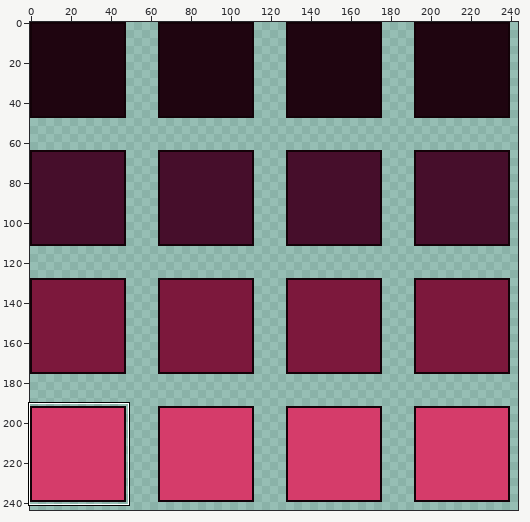
Edited in one commit: pixel-art file (aesprite_projects/clean_tileset.aseprite). Above: a wide view before the commit, with the close-up outlined.
Close-up. Earlier state:
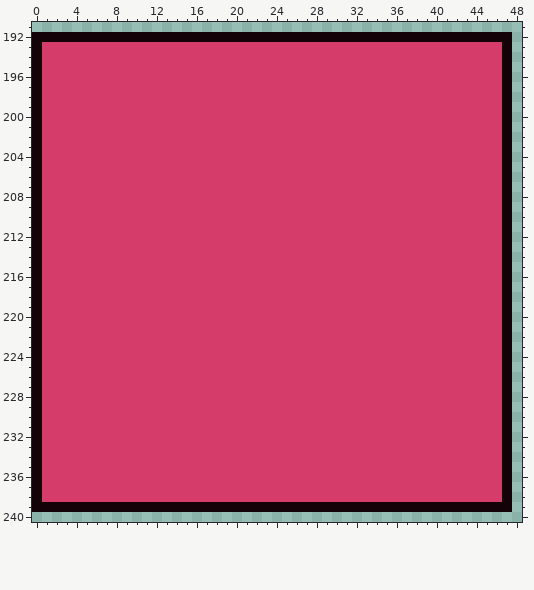
256x256 pixels, 1 frame. Shown: x 0..48, y 191..240. The wide view leaves out empty margins. The commit also changed other parts of the picture, which this record leaves out.
Now the later version:
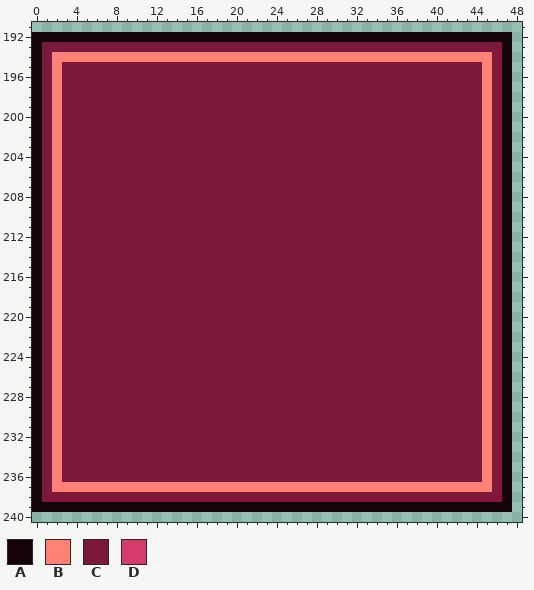
Palette (. is transparent): A #130208  B #ff8274  C #7c183c  D #d53c6a
Edits made:
Changed rows in their new state; - is an unchanged pixel.
Layer "Layer 1":
first column x 1:
193 CCCCCCCCCCCCCCCCCCCCCCCCCCCCCCCCCCCCCCCCCCCCCC
194 CBBBBBBBBBBBBBBBBBBBBBBBBBBBBBBBBBBBBBBBBBBBBC
195 CBCCCCCCCCCCCCCCCCCCCCCCCCCCCCCCCCCCCCCCCCCCBC
196 CBCCCCCCCCCCCCCCCCCCCCCCCCCCCCCCCCCCCCCCCCCCBC
197 CBCCCCCCCCCCCCCCCCCCCCCCCCCCCCCCCCCCCCCCCCCCBC
198 CBCCCCCCCCCCCCCCCCCCCCCCCCCCCCCCCCCCCCCCCCCCBC
199 CBCCCCCCCCCCCCCCCCCCCCCCCCCCCCCCCCCCCCCCCCCCBC
200 CBCCCCCCCCCCCCCCCCCCCCCCCCCCCCCCCCCCCCCCCCCCBC
201 CBCCCCCCCCCCCCCCCCCCCCCCCCCCCCCCCCCCCCCCCCCCBC
202 CBCCCCCCCCCCCCCCCCCCCCCCCCCCCCCCCCCCCCCCCCCCBC
203 CBCCCCCCCCCCCCCCCCCCCCCCCCCCCCCCCCCCCCCCCCCCBC
204 CBCCCCCCCCCCCCCCCCCCCCCCCCCCCCCCCCCCCCCCCCCCBC
205 CBCCCCCCCCCCCCCCCCCCCCCCCCCCCCCCCCCCCCCCCCCCBC
206 CBCCCCCCCCCCCCCCCCCCCCCCCCCCCCCCCCCCCCCCCCCCBC
207 CBCCCCCCCCCCCCCCCCCCCCCCCCCCCCCCCCCCCCCCCCCCBC
208 CBCCCCCCCCCCCCCCCCCCCCCCCCCCCCCCCCCCCCCCCCCCBC
209 CBCCCCCCCCCCCCCCCCCCCCCCCCCCCCCCCCCCCCCCCCCCBC
210 CBCCCCCCCCCCCCCCCCCCCCCCCCCCCCCCCCCCCCCCCCCCBC
211 CBCCCCCCCCCCCCCCCCCCCCCCCCCCCCCCCCCCCCCCCCCCBC
212 CBCCCCCCCCCCCCCCCCCCCCCCCCCCCCCCCCCCCCCCCCCCBC
213 CBCCCCCCCCCCCCCCCCCCCCCCCCCCCCCCCCCCCCCCCCCCBC
214 CBCCCCCCCCCCCCCCCCCCCCCCCCCCCCCCCCCCCCCCCCCCBC
215 CBCCCCCCCCCCCCCCCCCCCCCCCCCCCCCCCCCCCCCCCCCCBC
216 CBCCCCCCCCCCCCCCCCCCCCCCCCCCCCCCCCCCCCCCCCCCBC
217 CBCCCCCCCCCCCCCCCCCCCCCCCCCCCCCCCCCCCCCCCCCCBC
218 CBCCCCCCCCCCCCCCCCCCCCCCCCCCCCCCCCCCCCCCCCCCBC
219 CBCCCCCCCCCCCCCCCCCCCCCCCCCCCCCCCCCCCCCCCCCCBC
220 CBCCCCCCCCCCCCCCCCCCCCCCCCCCCCCCCCCCCCCCCCCCBC
221 CBCCCCCCCCCCCCCCCCCCCCCCCCCCCCCCCCCCCCCCCCCCBC
222 CBCCCCCCCCCCCCCCCCCCCCCCCCCCCCCCCCCCCCCCCCCCBC
223 CBCCCCCCCCCCCCCCCCCCCCCCCCCCCCCCCCCCCCCCCCCCBC
224 CBCCCCCCCCCCCCCCCCCCCCCCCCCCCCCCCCCCCCCCCCCCBC
225 CBCCCCCCCCCCCCCCCCCCCCCCCCCCCCCCCCCCCCCCCCCCBC
226 CBCCCCCCCCCCCCCCCCCCCCCCCCCCCCCCCCCCCCCCCCCCBC
227 CBCCCCCCCCCCCCCCCCCCCCCCCCCCCCCCCCCCCCCCCCCCBC
228 CBCCCCCCCCCCCCCCCCCCCCCCCCCCCCCCCCCCCCCCCCCCBC
229 CBCCCCCCCCCCCCCCCCCCCCCCCCCCCCCCCCCCCCCCCCCCBC
230 CBCCCCCCCCCCCCCCCCCCCCCCCCCCCCCCCCCCCCCCCCCCBC
231 CBCCCCCCCCCCCCCCCCCCCCCCCCCCCCCCCCCCCCCCCCCCBC
232 CBCCCCCCCCCCCCCCCCCCCCCCCCCCCCCCCCCCCCCCCCCCBC
233 CBCCCCCCCCCCCCCCCCCCCCCCCCCCCCCCCCCCCCCCCCCCBC
234 CBCCCCCCCCCCCCCCCCCCCCCCCCCCCCCCCCCCCCCCCCCCBC
235 CBCCCCCCCCCCCCCCCCCCCCCCCCCCCCCCCCCCCCCCCCCCBC
236 CBCCCCCCCCCCCCCCCCCCCCCCCCCCCCCCCCCCCCCCCCCCBC
237 CBBBBBBBBBBBBBBBBBBBBBBBBBBBBBBBBBBBBBBBBBBBBC
238 CCCCCCCCCCCCCCCCCCCCCCCCCCCCCCCCCCCCCCCCCCCCCC
Pixel boxes of the changes (left, top, right, bottom) in both close-ups:
changed: (42, 42, 502, 502)
